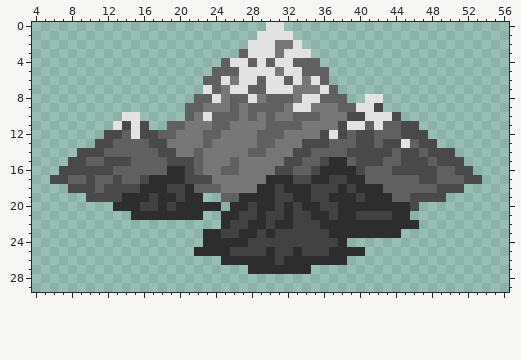
Two states of a pixel-art sprite, sprites/EffectMountainDefault0.png. The picture above is the old version.
The file is 64x64 pixels. Colours within 5 levels of each other are drawn and written as one. Shown: x 4..56, y 0..29.
Now the later version:
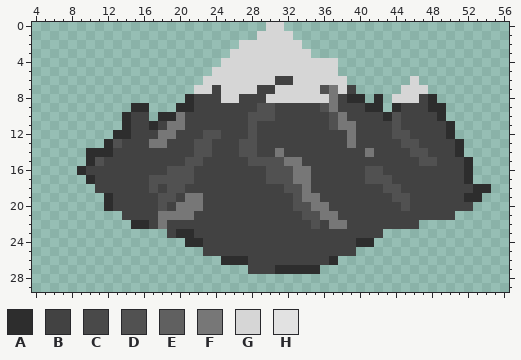
Palette (. is transparent): A #2d2d2d  B #424242  C #494949  D #515151  E #606060  F #777777  G #d6d6d6  H #e2e2e2
Diff:
Changed rows in their new state; - is an unchanged pixel.
first column x 6:
 0 ------------------------GG-----------------------
 1 -----------------------GGGG----------------------
 2 ---------------------GGGGGGG---------------------
 3 --------------------GGGGGGGGG--------------------
 4 -------------------GGGGGGGGGGGGG-----------------
 5 ------------------GGGGGGGGGGGGGG-----------------
 6 -----------------GGGGGGGGBBGGGGGG-------G--------
 7 ----------------GGBGGGGBBGGGGGDFGB-----GGG-------
 8 ---------------ABBBGGBBBGGGGGGGFBAA.A-GGGBA------
 9 ---------AA---AABBBBBBBDDBBBBBD-BBBAA-ABBBAA-----
10 --------ABB-AAFBBBBBBBDDDBBBBBBD-BBBBADBBBBA-----
11 -------.ABBABFFBBBBBBBDBBBBBBBBDFFBBBBDBBBBBA----
12 ------.AABBBFFBBBDDBBBDBBBBBBBBBBFBBBBDDBBBBA----
13 -----.ADBBBFFBBBDDBBBDDBBBBBBBBBBFBBBBBDDBBBBA---
14 ---.AAABBBBBBBBBDDBBBDDBB-BBBBBBBBBFBBBBDDBBBA---
15 --..ADBBBBBBBBBDDBBBBBDDDDFFBBBBBBBBBBBBBDDBBBA--
16 -..ABBBBBBBBBDDDBBBBBBBBDDDFFBBBBBBDDBBBBBBBBBA--
17 ....ABBBBBBDDDDDBBBBBBBBDDDFFBB--BBDDDBBBBBBBBA.-
18 --...BBBBBBDBDDBBBBBBBBBB-DDF---B-BBBDDBBBBBBBBAA
19 ----..ABBBB-DD-FFBBBBBBBB--DFF-BBB-BBBDDBBBBBBAA-
20 ------ABBB--D-FFFBBBBB-BB-BDDFF-BBBBBBBDBBBBBBB--
21 --------BBBBFFFFBBBBB--B--B-DDFFBB----BBBBBBB----
22 ---------AABFBBBBBBB--BB-BB--DBFFBBBBBBBB--------
23 -------------BAABBB--BB-B------BBBBBB..----------
24 ---------------AABBBBB----------BBAA-------------
25 ----------------.BBB----B--B---BBB.--------------
26 ----------------------BBB-BBBBB-.----------------
27 ----------------------BBB----A-------------------
Where, in picture pixels (left, top, right, bottom), the same in both pictures:
changed: (50, 22, 491, 274)
